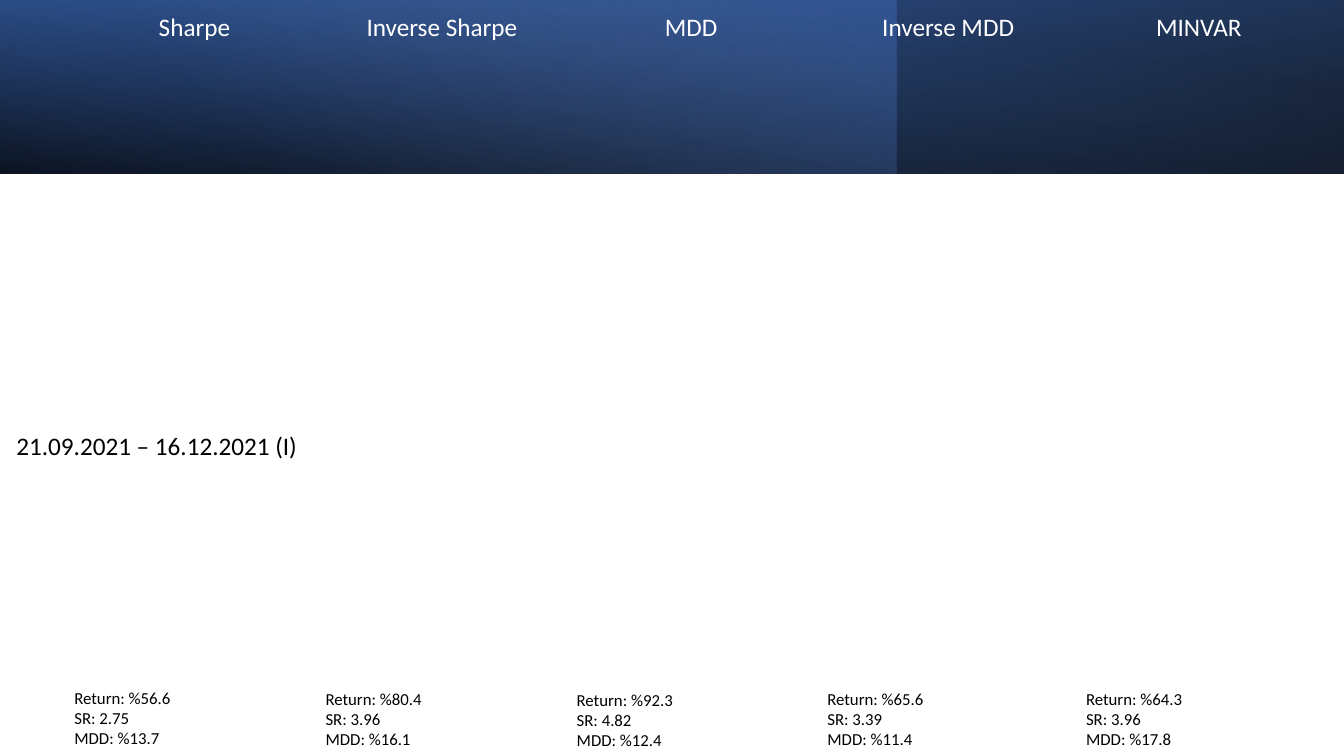
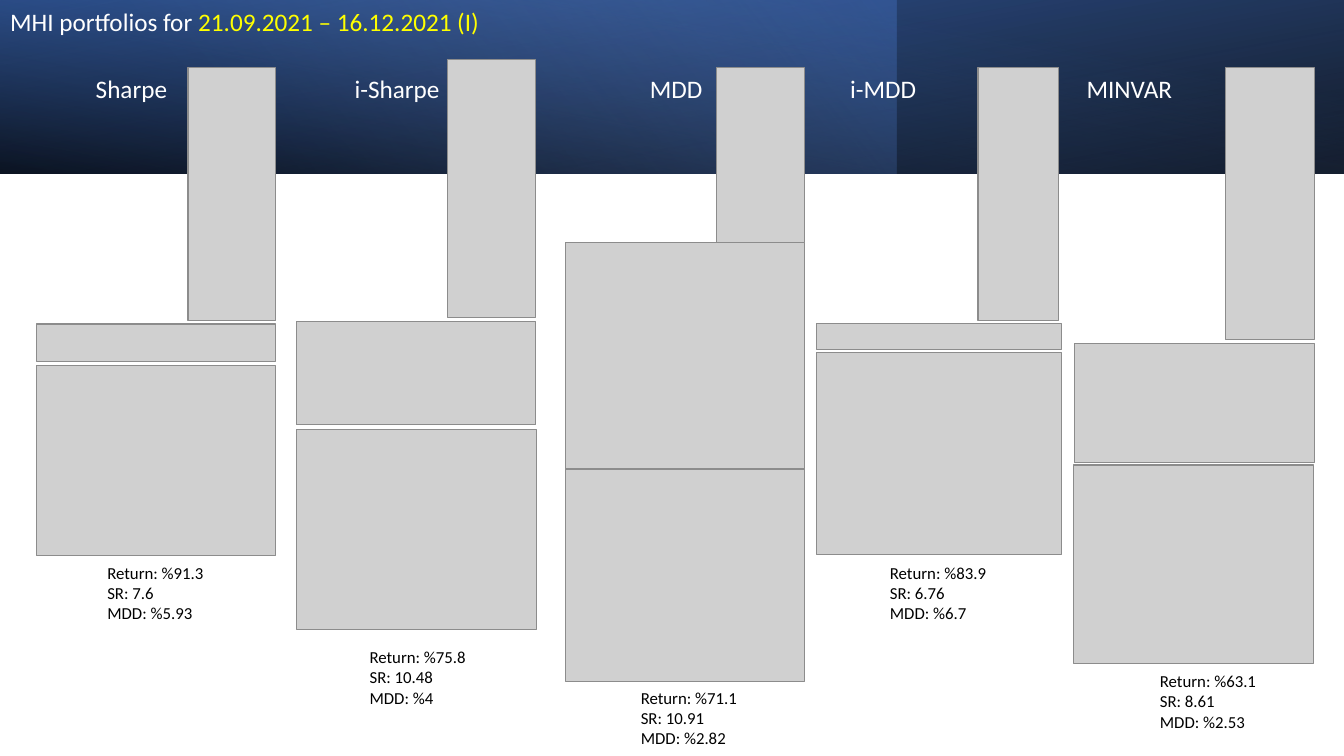
Before and after one commit to MarkovMarkowitz/MarkovMarkowitz, a slide deck: slide 4 of INVESTOR PRESENTATIONS/Investor Presentation v1.pptx. Drawn at 1344x756 pixels with LibreOffice and Linux fonts; fonts in the diff are those of the drawing; grey boxes stand for pictures. Boxes give left, top, right and bottom in pixels: in the first picture for what was removed or moved away, otherwise in the second. Text is boxed around its words. In the diff, an @@ line names an element or a change of style, - is before the commit and + after.

```diff
--- a/INVESTOR PRESENTATIONS/Investor Presentation v1.pptx
+++ b/INVESTOR PRESENTATIONS/Investor Presentation v1.pptx
@@ text at (x1=10, y1=13, x2=479, y2=35): text changed; text colour #000000 to #FFFF00 @@
-21.09.2021 – 16.12.2021 (I)
+MHI portfolios for 21.09.2021 – 16.12.2021 (I)
@@ picture added at (x1=448, y1=59, x2=536, y2=318) @@
@@ text at (x1=96, y1=80, x2=1172, y2=105): text changed @@
-Sharpe Inverse Sharpe MDD Inverse MDD MINVAR
+Sharpe i-Sharpe MDD i-MDD MINVAR
@@ picture added at (x1=189, y1=68, x2=276, y2=321) @@
@@ picture added at (x1=716, y1=68, x2=805, y2=329) @@
@@ picture added at (x1=978, y1=68, x2=1059, y2=321) @@
@@ picture added at (x1=1226, y1=68, x2=1315, y2=340) @@
@@ picture added at (x1=566, y1=242, x2=806, y2=502) @@
@@ picture added at (x1=36, y1=324, x2=276, y2=361) @@
@@ picture added at (x1=296, y1=322, x2=536, y2=425) @@
@@ picture added at (x1=817, y1=324, x2=1062, y2=350) @@
@@ picture added at (x1=817, y1=353, x2=1062, y2=555) @@
@@ picture added at (x1=1075, y1=344, x2=1315, y2=463) @@
@@ picture added at (x1=36, y1=366, x2=276, y2=556) @@
@@ picture added at (x1=296, y1=430, x2=537, y2=629) @@
@@ picture added at (x1=566, y1=469, x2=805, y2=682) @@
@@ picture added at (x1=1074, y1=465, x2=1314, y2=663) @@
@@ text at (x1=107, y1=567, x2=204, y2=619): text changed @@
-Return: %56.6
-SR: 2.75
-MDD: %13.7
+Return: %91.3
+SR: 7.6
+MDD: %5.93
@@ text at (x1=890, y1=567, x2=986, y2=619): text changed @@
-Return: %65.6
-SR: 3.39
-MDD: %11.4
+Return: %83.9
+SR: 6.76
+MDD: %6.7
@@ text at (x1=370, y1=651, x2=466, y2=704): text changed @@
-Return: %80.4
-SR: 3.96
-MDD: %16.1
+Return: %75.8
+SR: 10.48
+MDD: %4
@@ text at (x1=1160, y1=675, x2=1256, y2=728): text changed @@
-Return: %64.3
-SR: 3.96
-MDD: %17.8
+Return: %63.1
+SR: 8.61
+MDD: %2.53
@@ text at (x1=641, y1=692, x2=737, y2=744): text changed @@
-Return: %92.3
-SR: 4.82
-MDD: %12.4
+Return: %71.1
+SR: 10.91
+MDD: %2.82
```
Also in this commit, not shown: 4 other slides changed, 2 other files.
